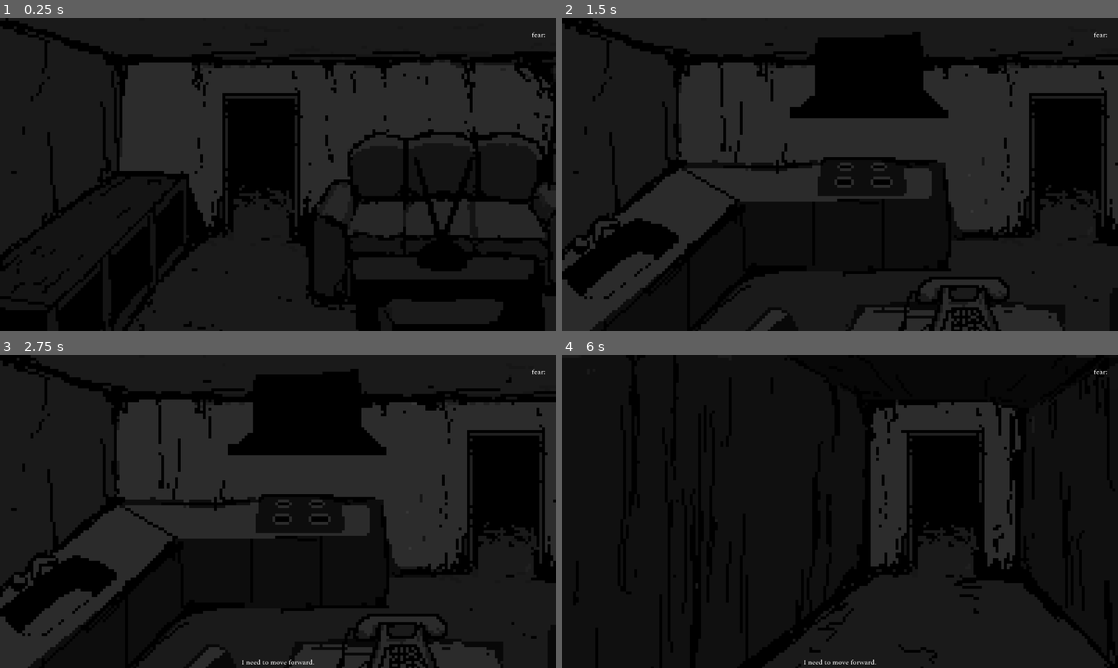
Above: before the commit, frames 1-4 (two rows, left to right).
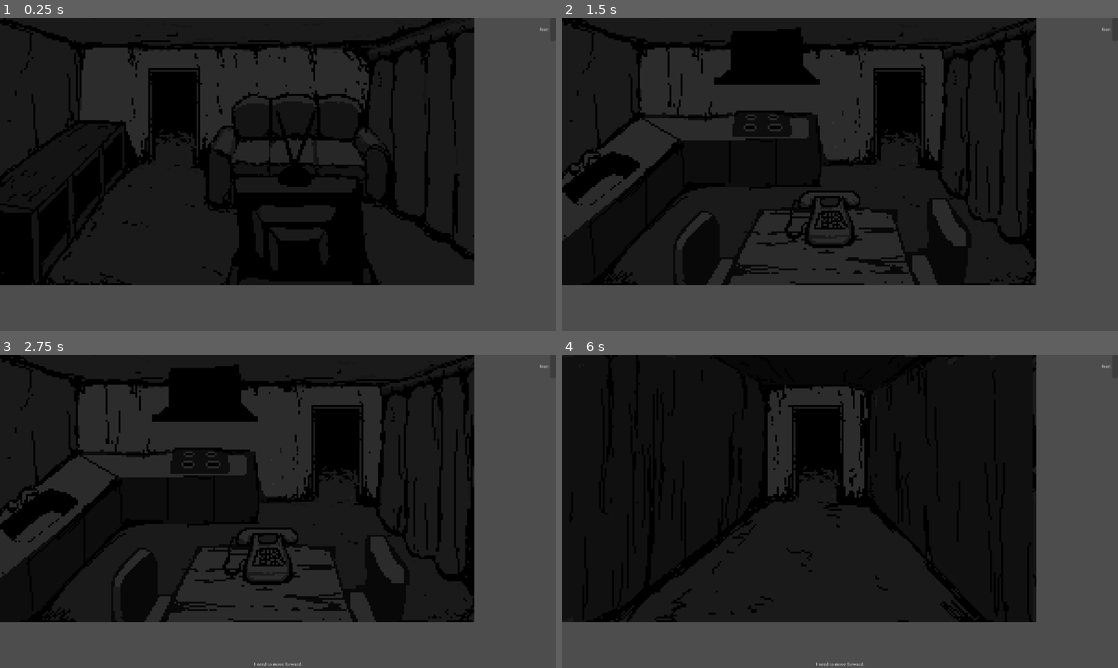
Above: after the commit, the same moments.

Repository: HypotheticalWhale/gamejai-0
Game: Godot game, scene res://Main.tscn
The game is run twice, just before and just after one commit, with the same random seed, the same clock (stepped at 60 frames per second) and the same inputs.
Inputs (mouse positions are in pixels of both pictures, inside the frame that each line leads up to):
- Up to frame 1 (0.25 s): no input
- Up to frame 2 (1.5 s): tap Enter at 0.5 s; move the mouse to (962, 158) at 0.52 s; hold Up (ui_up) 0.53-1.28 s; click (962, 158) at 0.67 s; tap Space at 1.25 s; move the mouse to (728, 190) at 1.27 s; click (728, 190) at 1.42 s
- Up to frame 3 (2.75 s): tap Enter at 2 s; move the mouse to (333, 442) at 2.02 s; hold Up (ui_up) from 2.03 s (still down); click (333, 442) at 2.17 s
- Up to frame 4 (6 s): tap Space at 2.75, 4.25 s; move the mouse to (812, 574) at 2.77 s; click (812, 574) at 2.92 s; tap Enter at 3.5 s; move the mouse to (1006, 558) at 3.52 s; release Up (ui_up) at 3.53 s; click (1006, 558) at 3.67 s; move the mouse to (673, 464) at 4.27 s; click (673, 464) at 4.42 s; move the mouse to (867, 511) at 5.02 s; click (867, 511) at 5.17 s; move the mouse to (756, 433) at 5.77 s; hold Up (ui_up) from 5.78 s (still down); click (756, 433) at 5.92 s

The runs differ from the first frame. In frame 1, 48% of the frame differs, in the area x 0-100%, y 0-100%; in frame 2, 52%; in frame 3, 52%; in frame 4, 39%.

Commit message:
added fear overlay

Diff:
--- a/Main.tscn
+++ b/Main.tscn
@@ -7,6 +7,7 @@
 [ext_resource type="AudioStream" uid="uid://bevbr5ugfast6" path="res://Sounds/FootstepsSFX.wav" id="3_r0du0"]
 [ext_resource type="AudioStream" uid="uid://drx15gykj233w" path="res://Sounds/Phone.wav" id="4_cm0pq"]
 [ext_resource type="AudioStream" uid="uid://kei2jqs3n4o8" path="res://Sounds/Fear75.wav" id="4_lgr22"]
+[ext_resource type="Script" uid="uid://gh1rpd6hnduj" path="res://fear_overlay.gd" id="5_trn2v"]
 
 [node name="Main" type="Node2D"]
 script = ExtResource("1_uu6xs")
@@ -55,6 +56,7 @@
 unique_name_in_owner = true
 process_mode = 3
 visible = false
+z_index = 2
 anchors_preset = 7
 anchor_left = 0.5
 anchor_top = 1.0
@@ -65,6 +67,19 @@
 offset_right = 20.0
 grow_horizontal = 2
 grow_vertical = 0
+
+[node name="FearOverlay" type="TextureRect" parent="CanvasLayer"]
+unique_name_in_owner = true
+modulate = Color(1, 1, 1, 0.811765)
+anchors_preset = 15
+anchor_right = 1.0
+anchor_bottom = 1.0
+offset_right = -556.0
+offset_bottom = -283.0
+grow_horizontal = 2
+grow_vertical = 2
+mouse_filter = 2
+script = ExtResource("5_trn2v")
 
 [node name="FearTimer" type="Timer" parent="."]
 unique_name_in_owner = true
--- /dev/null
+++ b/fear_overlay.gd
@@ -0,0 +1,7 @@
+extends TextureRect
+
+func _process(delta: float) -> void:
+	var fear_tier = round(Globals.fear/10)
+	if fear_tier > 1 and fear_tier < 10:
+		%FearOverlay.texture = load("res://Assets/FearOverlay/" + str(int(fear_tier)) + ".png")
+		print(%FearOverlay.texture)
--- a/project.godot
+++ b/project.godot
@@ -21,8 +21,8 @@
 
 [display]
 
-window/size/viewport_width=1280
-window/size/viewport_height=720
+window/size/viewport_width=1920
+window/size/viewport_height=1080
 window/stretch/mode="viewport"
 window/dpi/allow_hidpi=false
 
Binary file added: Assets/FearOverlay/10.png
Not shown, added: Assets/FearOverlay/10.png.import
Binary file added: Assets/FearOverlay/2.png
Not shown, added: Assets/FearOverlay/2.png.import
Binary file added: Assets/FearOverlay/3.png
Not shown, added: Assets/FearOverlay/3.png.import
Binary file added: Assets/FearOverlay/4.png
Not shown, added: Assets/FearOverlay/4.png.import
Binary file added: Assets/FearOverlay/5.png
Not shown, added: Assets/FearOverlay/5.png.import
Binary file added: Assets/FearOverlay/6.png
Not shown, added: Assets/FearOverlay/6.png.import
(and 8 more such lines)
